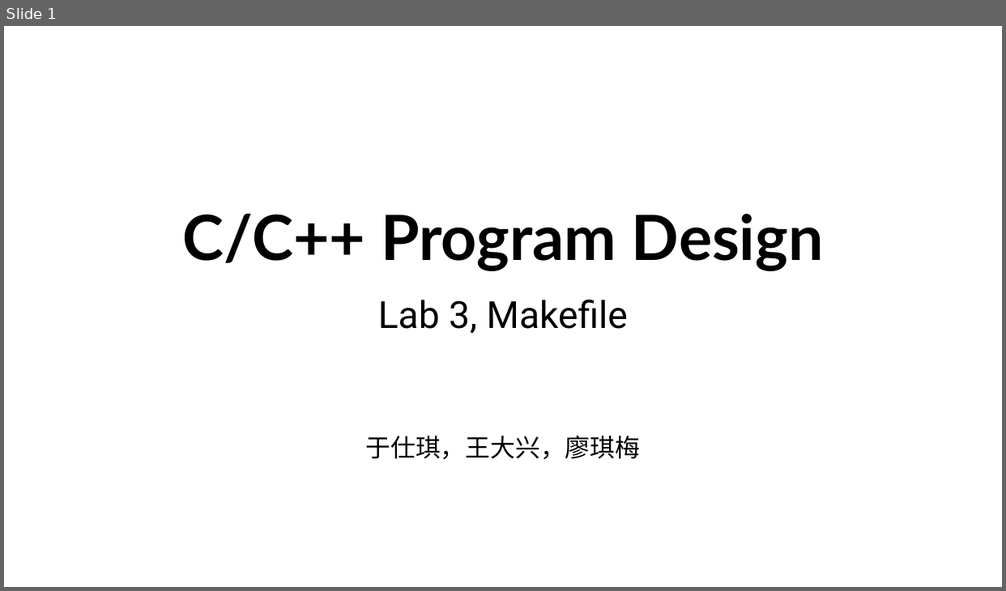
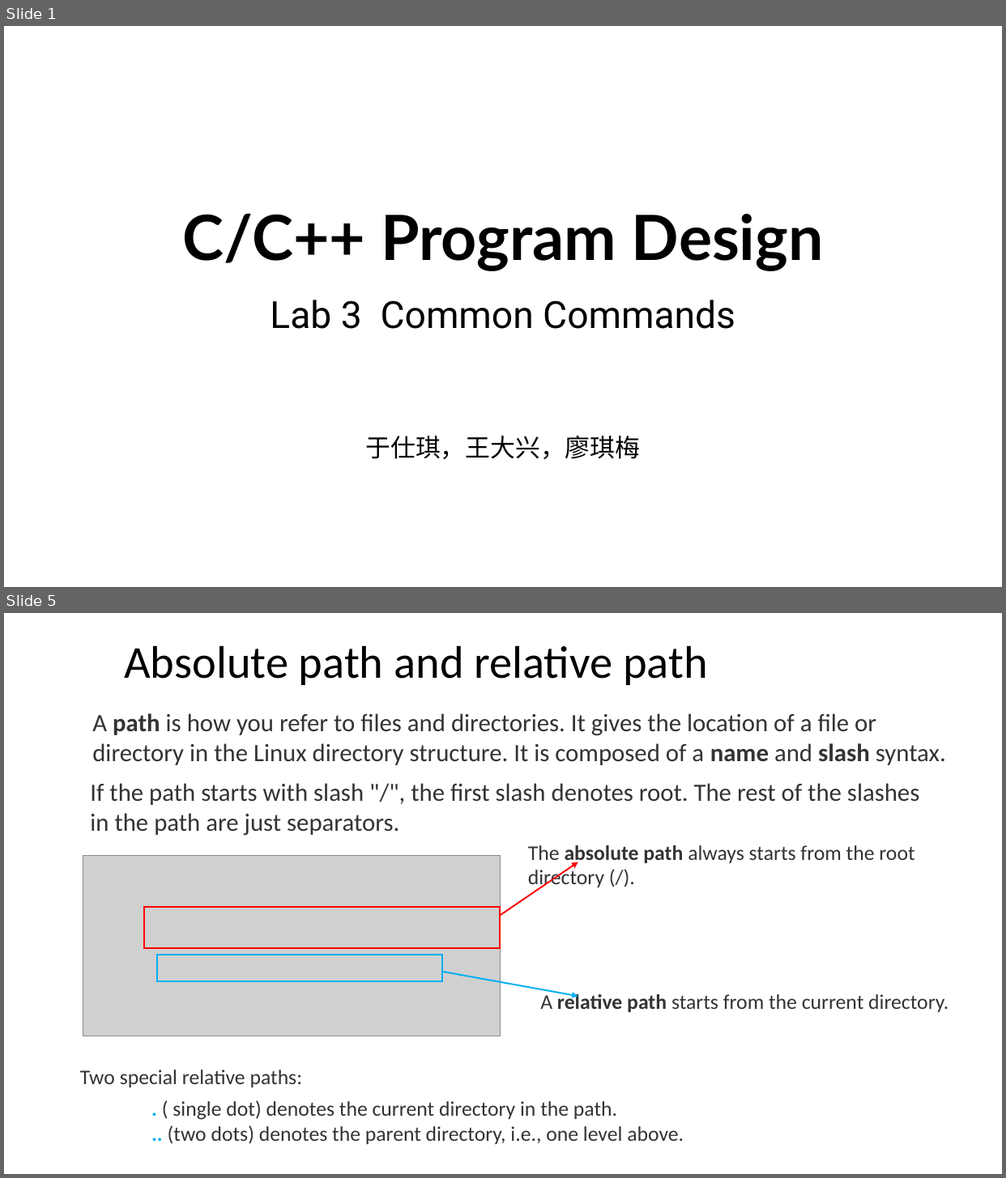
Before and after one commit to ShiqiYu/CPP, a slide deck: week03/Lab03.pptx. Shown one above the other, each under a label of ours: slide 1 before the commit, slides 1 and 5 after it; the slides between them are not shown. The pictures are 1006x591 and 1006x1178 pixels, drawn with LibreOffice and Linux fonts; fonts in the diff are those of the drawing; grey boxes stand for pictures; background and template pictures are left out. Boxes give left, top, right and bottom in pixels: in the first picture for what was removed or moved away, otherwise in the second. Text is boxed around its words. In the diff, an @@ line names an element or a change of style, - is before the commit and + after.

```diff
--- a/week03/Lab03.pptx
+++ b/week03/Lab03.pptx
@@ slide 5 added at (x1=4, y1=613, x2=1002, y2=1174), background #FFFFFF @@
@@ title added at (x1=124, y1=645, x2=708, y2=685), 44 pt, text #000000 @@
+Absolute path and relative path
@@ text added at (x1=92, y1=713, x2=946, y2=765), 24 pt, text #333333 @@
+A path is how you refer to files and directories. It gives the location of a file or directory in the Linux directory structure. It is composed of a name and slash syntax.
@@ text added at (x1=90, y1=783, x2=919, y2=836), 24 pt, text #333333 @@
+If the path starts with slash "/", the first slash denotes root. The rest of the slashes in the path are just separators.
@@ picture added at (x1=83, y1=855, x2=500, y2=1037) @@
@@ text added at (x1=528, y1=845, x2=914, y2=890), 20 pt, text #333333 @@
+The absolute path always starts from the root directory (/).
@@ arrow added from (501, 915) to (578, 862), #FF0000 1.5 pt @@
@@ rectangle added at (x1=144, y1=907, x2=500, y2=948), outline #FF0000 1.5 pt @@
@@ rectangle added at (x1=157, y1=955, x2=442, y2=982), outline #00B0F0 1.5 pt @@
@@ arrow added from (442, 972) to (578, 996), #00B0F0 1.5 pt @@
@@ text added at (x1=540, y1=992, x2=948, y2=1012), 20 pt, text #333333 @@
+A relative path starts from the current directory.
@@ text added at (x1=80, y1=1070, x2=303, y2=1088), 20 pt, text #333333 @@
+Two special relative paths:
@@ text added at (x1=168, y1=1101, x2=684, y2=1144), 20 pt, text #333333 @@
+. ( single dot) denotes the current directory in the path.
+.. (two dots) denotes the parent directory, i.e., one level above.
@@ slide 1 changed as well @@
@@ subtitle at (x1=270, y1=300, x2=735, y2=329): text changed @@
-Lab 3, Makefile
+Lab 3 Common Commands
```
Also in this commit, not shown: 20 other slides added, 15 slides removed.
